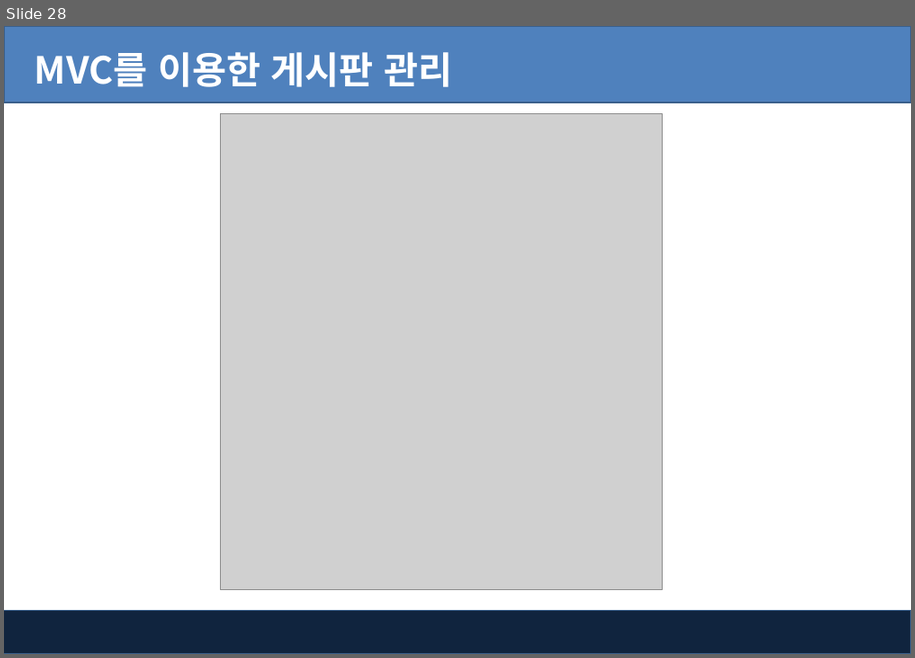
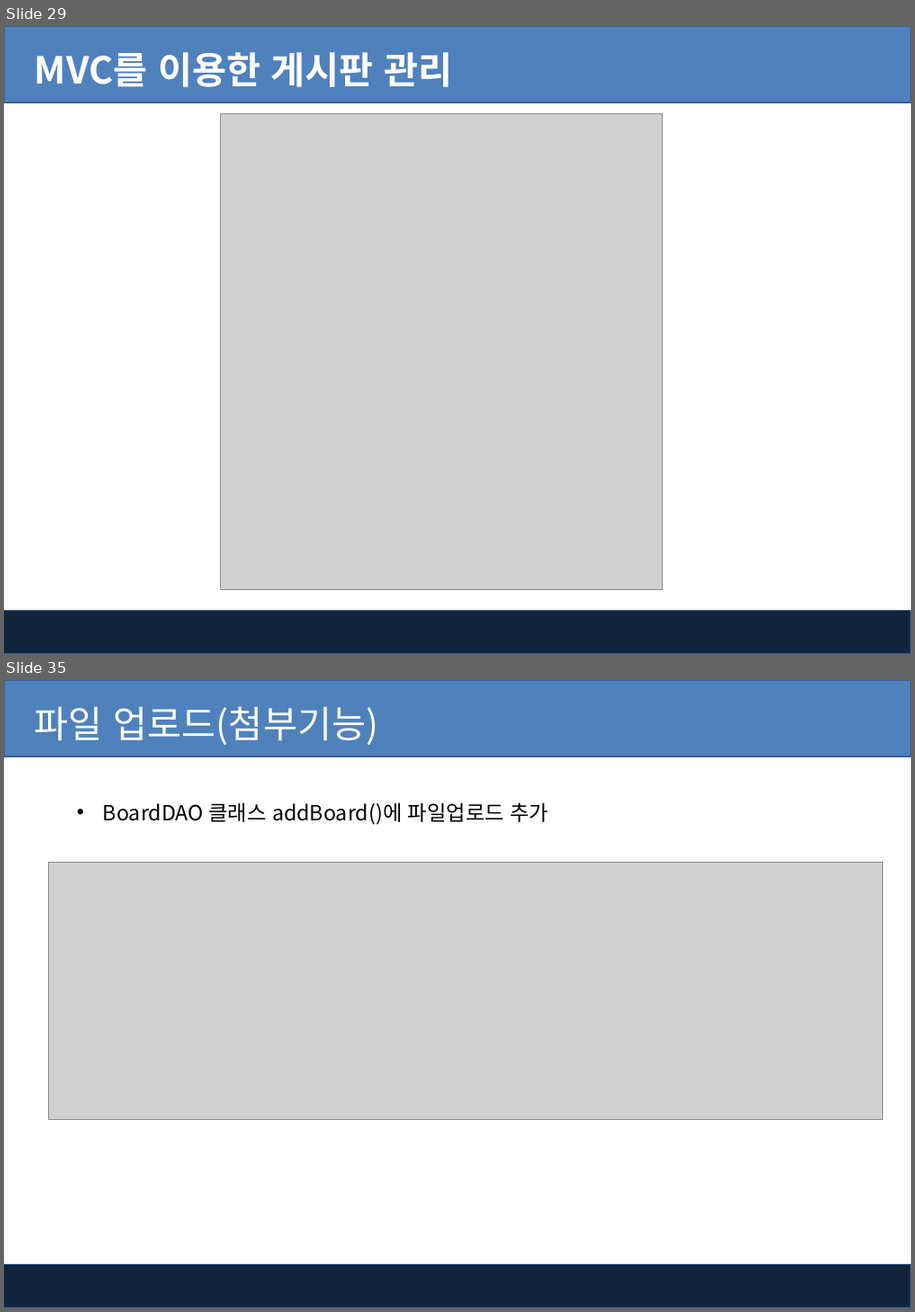
Before and after one commit to pshho/ngreen_project, a slide deck: jspWorks/자료/jsp_ppt/10-2장. Jsp - MVC를 이용한 게시판 관리.pptx. Shown one above the other, each under a label of ours: slide 28 before the commit, slides 29 and 35 after it; the slides between them are not shown. The pictures are 915x658 and 915x1312 pixels, drawn with LibreOffice and Linux fonts; fonts in the diff are those of the drawing; grey boxes stand for pictures; background and template pictures are left out. Boxes give left, top, right and bottom in pixels: in the first picture for what was removed or moved away, otherwise in the second. Text is boxed around its words. In the diff, an @@ line names an element or a change of style, - is before the commit and + after.

```diff
--- a/jspWorks/자료/jsp_ppt/10-2장. Jsp - MVC를 이용한 게시판 관리.pptx
+++ b/jspWorks/자료/jsp_ppt/10-2장. Jsp - MVC를 이용한 게시판 관리.pptx
@@ slide 35 added at (4,680,911,1308), background #FFFFFF; not listed: 2 template elements that a slide beside it also shows @@
@@ text added at (35,706,379,745), 32 pt, text #FFFFFF @@
+파일 업로드(첨부기능)
@@ text added at (103,802,548,825), 18 pt, text #000000 @@
+• BoardDAO 클래스 addBoard()에 파일업로드 추가
@@ picture added at (48,863,882,1120) @@
@@ what was slide 28 is now slide 29 @@
```
Also in this commit, not shown: 1 slide changed, 8 other slides added, 27 other files.
